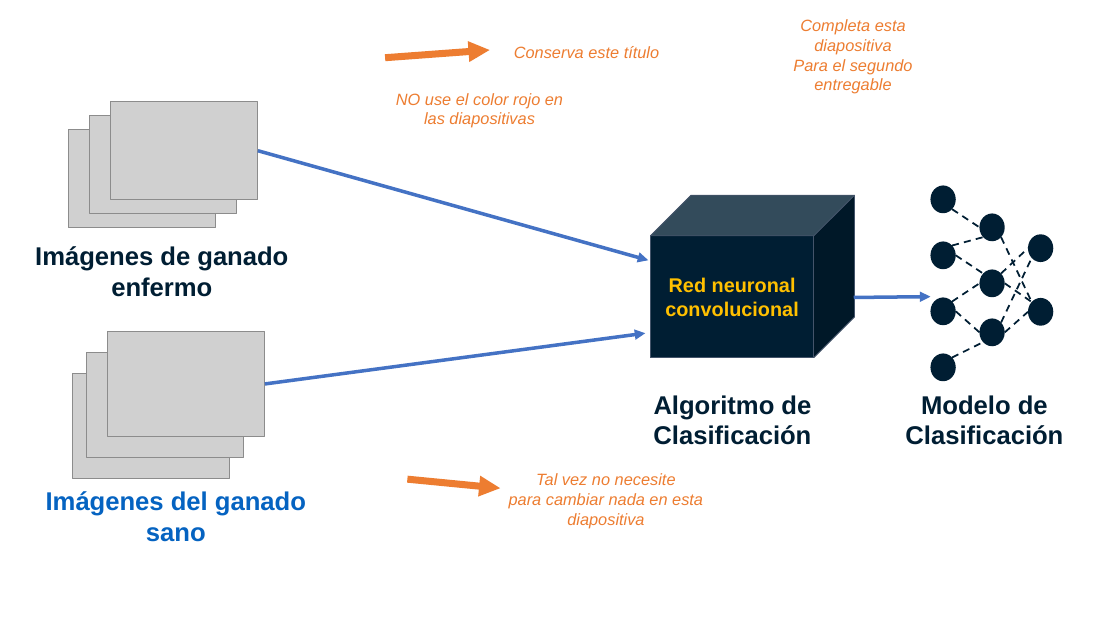
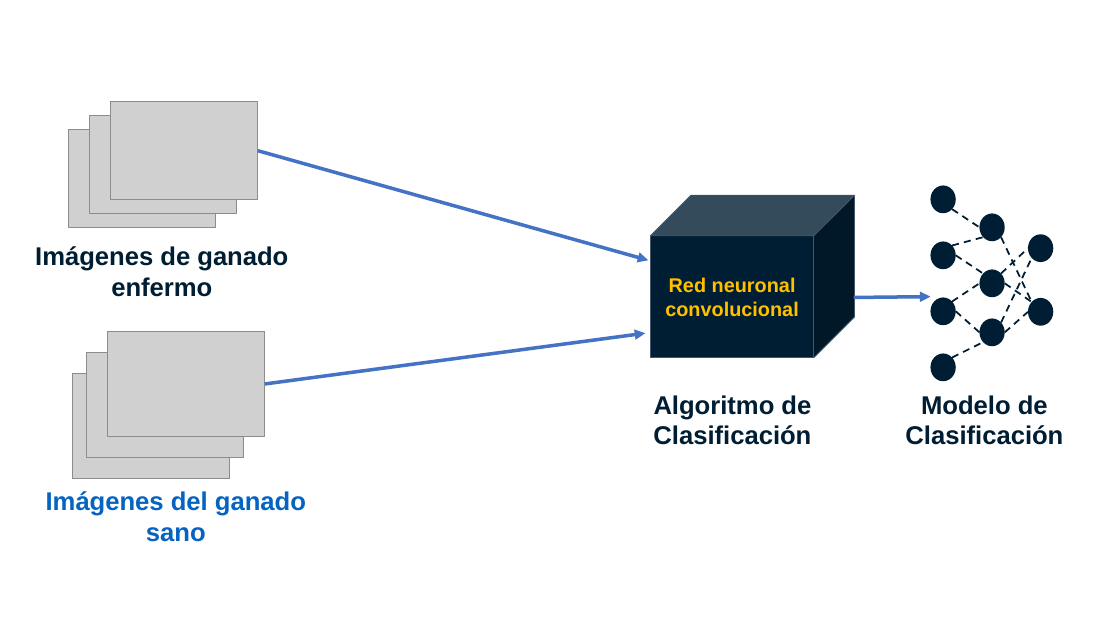
Before and after one commit to Juanes3312/ST0245-003, a slide deck: slide 3 of proyecto/informe/Entrega.pptx. Drawn at 1120x630 pixels with LibreOffice and Linux fonts; fonts in the diff are those of the drawing; grey boxes stand for pictures; background and template pictures are left out. Boxes give left, top, right and bottom in pixels: in the first picture for what was removed or moved away, otherwise in the second. Text is boxed around its words. In the diff, an @@ line names an element or a change of style, - is before the commit and + after.

Commit message:
entrega 3

```diff
--- a/proyecto/informe/Entrega.pptx
+++ b/proyecto/informe/Entrega.pptx
@@ text removed at <box>793,19,913,94</box> @@
-Completa esta diapositiva
-Para el segundo entregable
@@ freeform shape removed at <box>385,50,489,58</box> @@
@@ text removed at <box>514,46,659,58</box> @@
-Conserva este título
@@ text removed at <box>396,93,563,128</box> @@
-NO use el color rojo en las diapositivas
@@ freeform shape removed at <box>408,479,500,488</box> @@
@@ text removed at <box>509,473,703,509</box> @@
-Tal vez no necesite
-para cambiar nada en esta diapositiva
```
Also in this commit, not shown: 6 other slides changed, 3 slides added, 5 slides removed, 4 other files.
